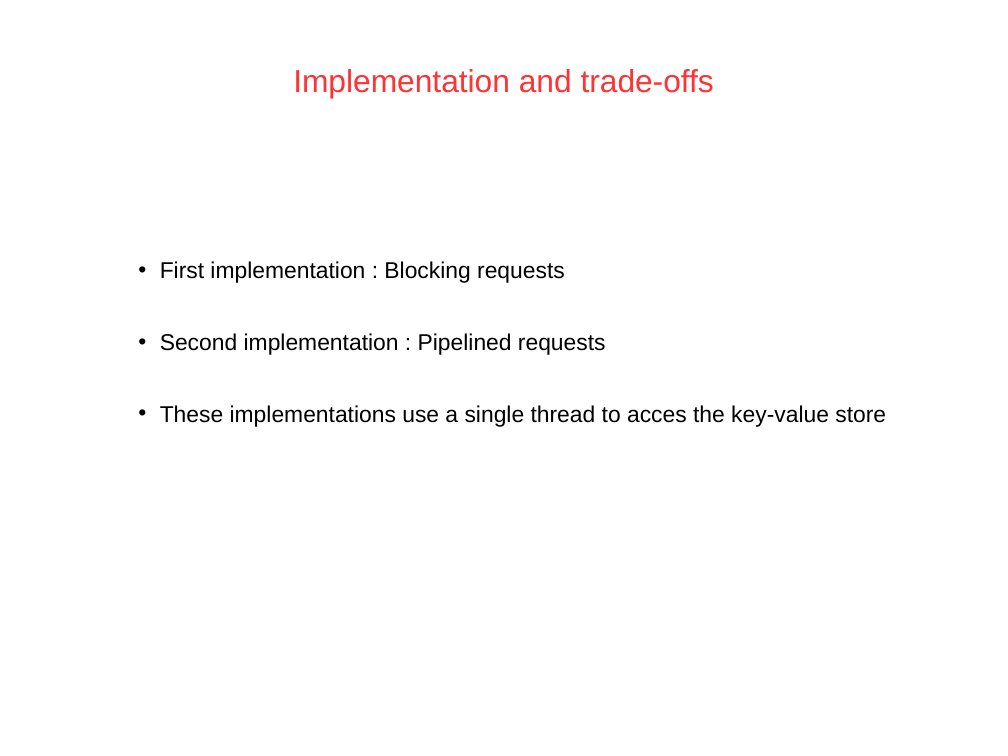
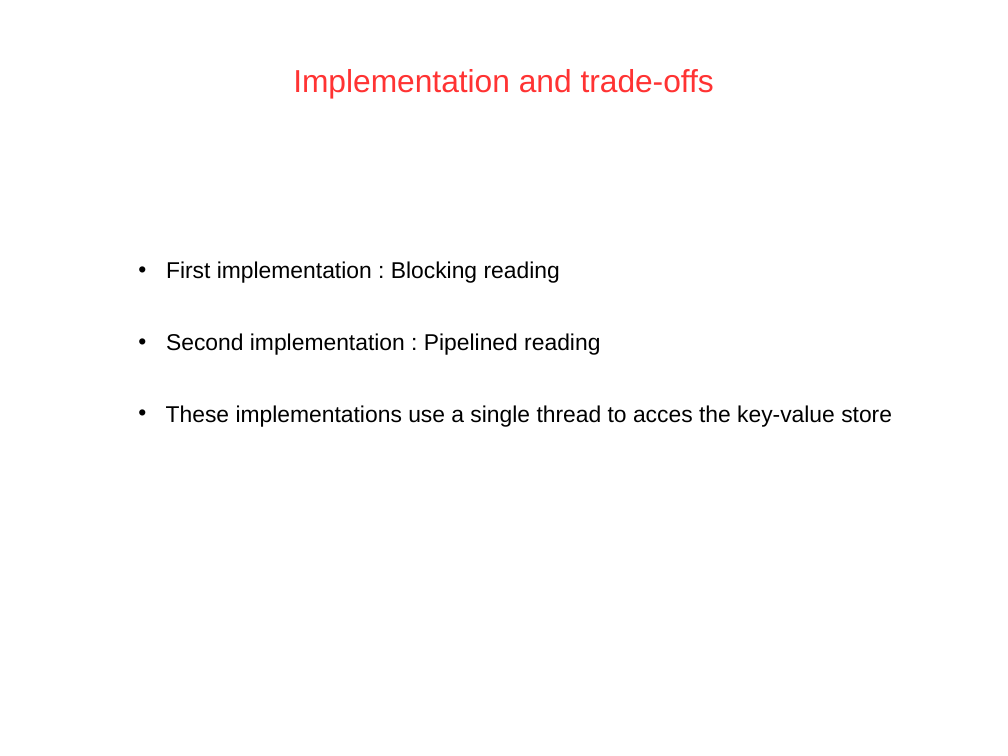
Before and after one commit to PatrickAndrade/top2developers, a slide deck: slide 7 of ProjectMidTermPresentation.ppt. Drawn at 1008x756 pixels with LibreOffice and Linux fonts; fonts in the diff are those of the drawing; background and template pictures are left out. Boxes give left, top, right and bottom in pixels: in the first picture for what was removed or moved away, otherwise in the second. Text is boxed around its words. In the diff, an @@ line names an element or a change of style, - is before the commit and + after.

Commit message:
Update

```diff
--- a/ProjectMidTermPresentation.ppt
+++ b/ProjectMidTermPresentation.ppt
@@ text at (166,261,600,355): text changed @@
-• First implementation : Blocking requests
-• Second implementation : Pipelined requests
+• First implementation : Blocking reading
+• Second implementation : Pipelined reading
```
Also in this commit, not shown: 8 other slides changed, 1 slide added, 1 slide removed.
